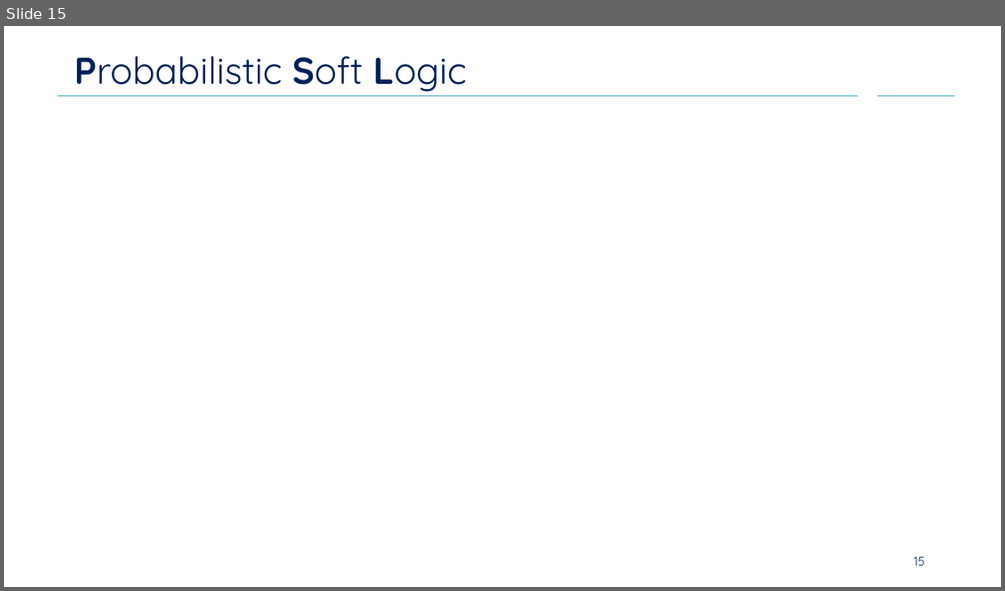
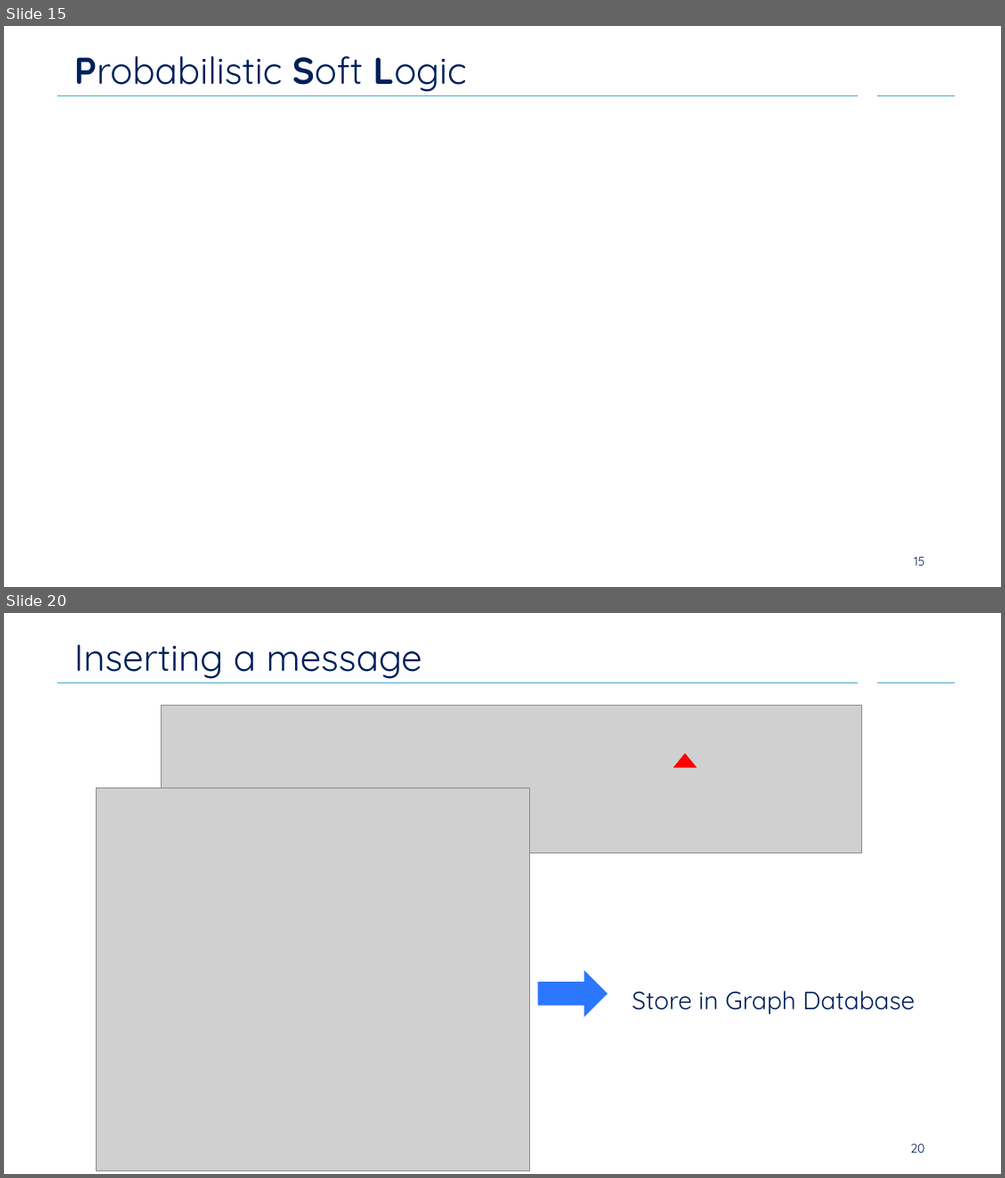
Before and after one commit to Cortys/bachelor-thesis, a slide deck: concept/presentation-is/concept.pptx. Shown one above the other, each under a label of ours: slide 15 before the commit, slides 15 and 20 after it; the slides between them are not shown. The pictures are 1005x591 and 1005x1178 pixels, drawn with LibreOffice and Linux fonts; fonts in the diff are those of the drawing; grey boxes stand for pictures; background and template pictures are left out. Boxes give left, top, right and bottom in pixels: in the first picture for what was removed or moved away, otherwise in the second. Text is boxed around its words. In the diff, an @@ line names an element or a change of style, - is before the commit and + after.

```diff
--- a/concept/presentation-is/concept.pptx
+++ b/concept/presentation-is/concept.pptx
@@ slide 20 added at (4,613,1001,1174), background #FFFFFF; not listed: 2 template elements that a slide beside it also shows @@
@@ title added at (74,644,422,679), 36 pt, text #00205B @@
+Inserting a message
@@ picture added at (161,705,862,853) @@
@@ down arrow added at (673,753,696,767), fill #FF0000 @@
@@ picture added at (96,787,530,1170) @@
@@ right arrow added at (538,970,607,1017), fill #2E77FF @@
@@ text added at (631,990,914,1014), 24 pt, text #00205B @@
+Store in Graph Database
@@ page number added at (910,1143,924,1152), 12 pt, text #00205B @@
+20
```
Also in this commit, not shown: 1 slide changed, 6 other slides added, 1 slide removed, 1 other file.
